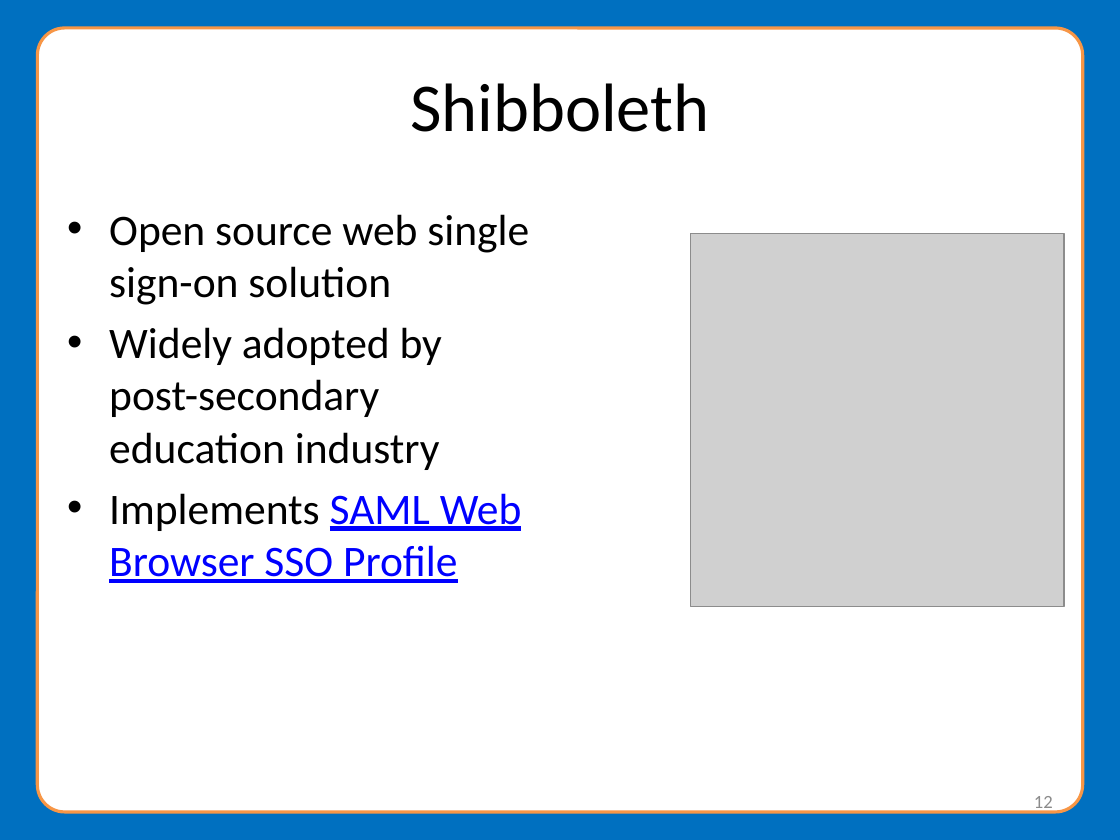
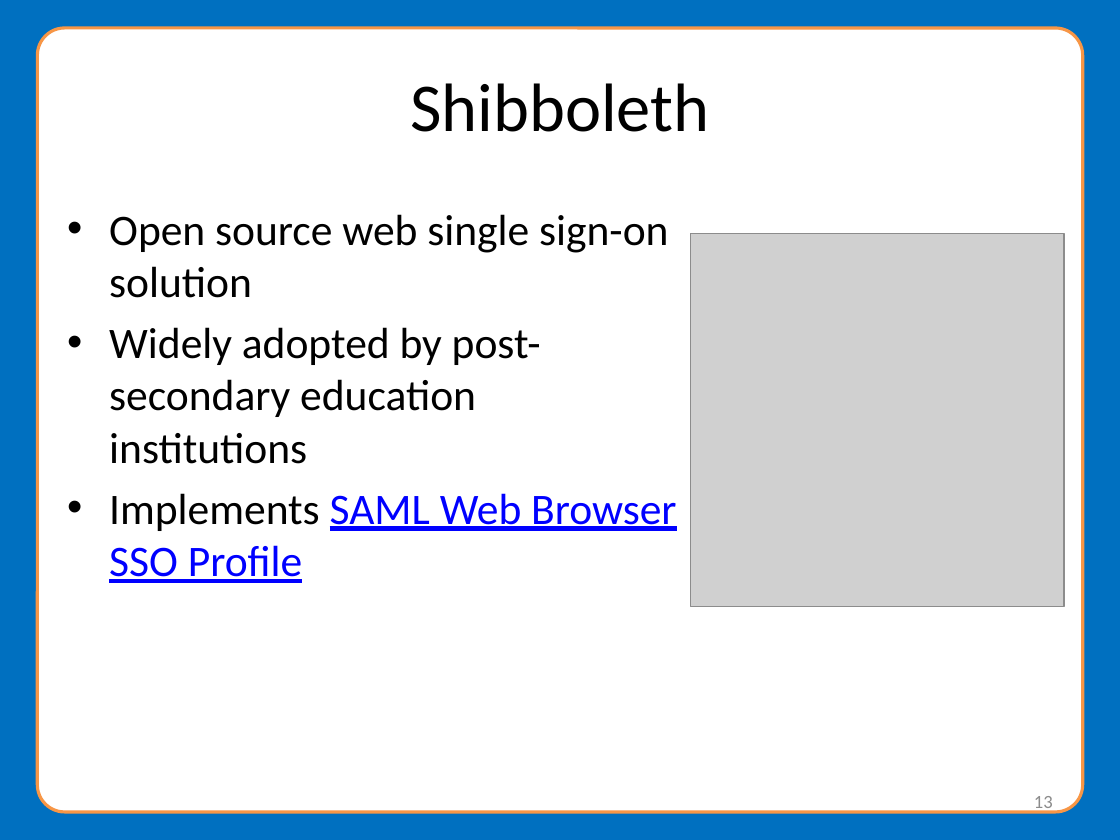
Before and after one commit to NationalStudentClearinghouse/Meteor4, a slide deck: slide 13 of docs/webinar/MeteorWebinarPresentation.pptx (slide 12 before the commit). Drawn at 1120x840 pixels with LibreOffice and Linux fonts; fonts in the diff are those of the drawing; grey boxes stand for pictures; background and template pictures are left out. Boxes give left, top, right and bottom in pixels: in the first picture for what was removed or moved away, otherwise in the second. Text is boxed around its words. In the diff, an @@ line names an element or a change of style, - is before the commit and + after.

```diff
--- a/docs/webinar/MeteorWebinarPresentation.pptx
+++ b/docs/webinar/MeteorWebinarPresentation.pptx
@@ text at box(109, 327, 541, 464): text changed @@
-• Widely adopted by post-secondary education industry
+• Widely adopted by post-secondary education institutions
@@ page number at box(1034, 796, 1053, 814): text changed @@
-12
+13
```
Also in this commit, not shown: 18 other slides changed, 1 slide added.
